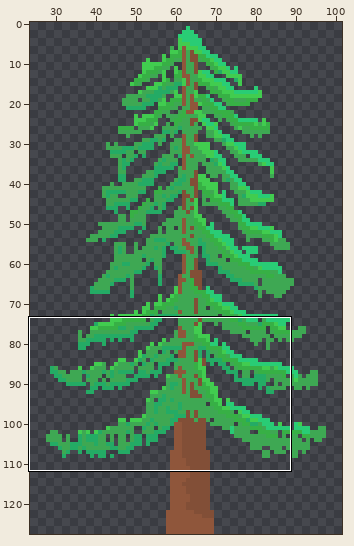
File history of a pixel-art file, AsepriteFiles/Drafts/Enemies/Unanimated/douglasFirTree.ase. Above: a wide view before the commit, with the close-up outlined.
Close-up. As it was:
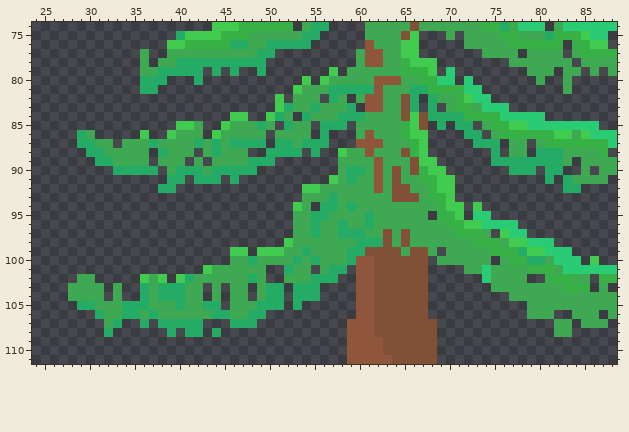
128x128 pixels, 1 frame. Shown: x 24..88, y 74..111. The wide view leaves out empty margins. The commit also changed other parts of the picture, which this record leaves out.
After:
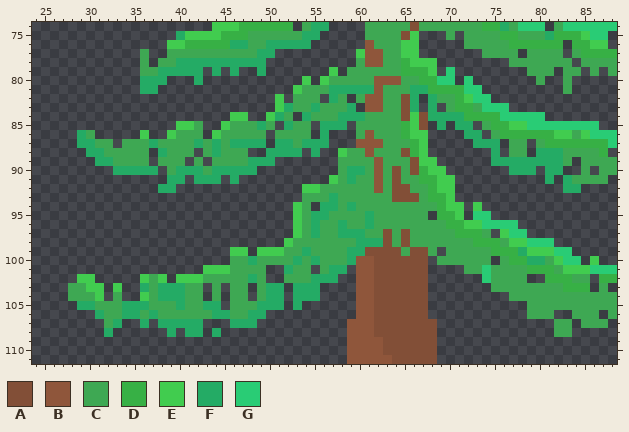
Palette (. is transparent): A #824f37  B #8f563b  C #3ea853  D #37b045  E #41cc4f  F #24ab65  G #29cc75
What changed:
Changed rows in their new state; - is an unchanged pixel.
first column x 60:
 77 E
first column x 29:
 95 ------------------------E--------------------------------
 96 ------------------------E--------------------------------
 97 ------------------------E--------------------------------
 99 ----------------------------------------------------E----
100 -----------------------------------------------------E---
101 ---------------EE-------------------------------------EEE
102 EE----------EE-------------------------------------------
103 -EE-E----------------------------------------------------
104 --E----E-------------------------------------------------
Changed places in both close-ups, as pixel boxes (x1, y1, x2, y2):
changed: (356, 49, 365, 58)
changed: (293, 211, 302, 238)
changed: (545, 247, 590, 274)
changed: (77, 265, 230, 301)
